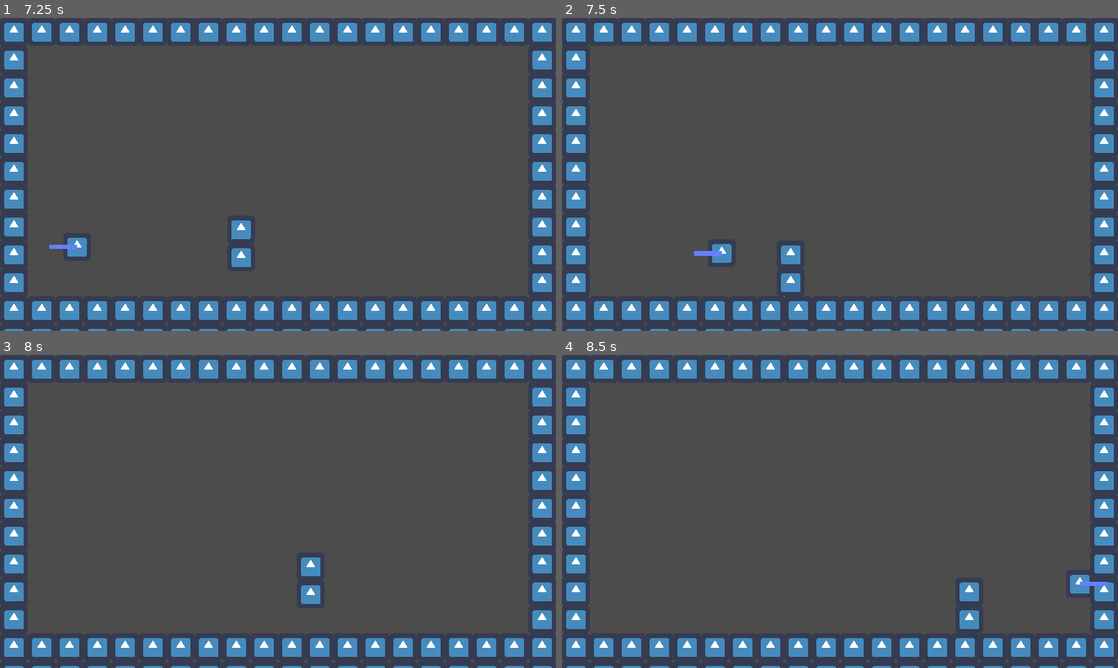
Above: before the commit, frames 1-4 (two rows, left to right).
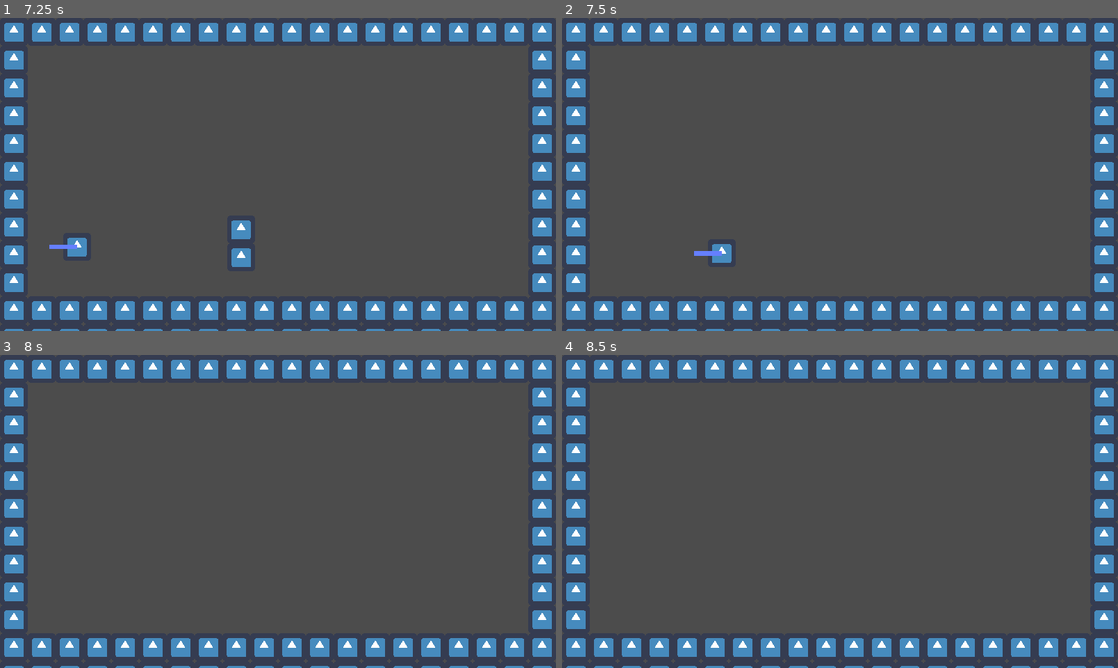
Above: after the commit, the same moments.

Repository: Gravedigger7789/Glorious
Game: Godot game, scene res://Worlds/test-world.tscn
The game is run twice, just before and just after one commit, with the same random seed, the same clock (stepped at 60 frames per second) and the same inputs. This scene is started directly instead of the project's main scene. The engine's default icon, where the game draws it, is replaced by a stand-in: a white triangle on a blue panel in a dark square.
Inputs:
- Up to frame 1 (7.25 s): tap Enter at 0.5 s; hold Z (attack) 0.53-1.28 s; hold Right (move_right) 0.53-2.03 s; tap Up (jump) at 0.77, 1.52, 3.02, 3.77, 4.52, 6.02, 6.77 s; tap Z (attack) every 1.5 s from 1.35 to 5.85 s; hold Left (move_left) 2.03-2.78 s; hold Z (attack) 2.03-2.78 s; hold Right (move_right) 2.78-4.28 s; hold Z (attack) 3.53-4.28 s; hold Left (move_left) 4.28-5.03 s; hold Right (move_right) 5.03-5.78 s; hold Z (attack) 5.03-5.78 s; hold Left (move_left) from 5.78 s (still down); hold Z (attack) from 6.53 s (still down)
- Up to frame 2 (7.5 s): release Left (move_left) at 7.28 s; release Z (attack) at 7.28 s; hold Right (move_right) from 7.28 s (still down); tap Z (attack) at 7.35 s
- Up to frame 3 (8 s): keep holding Right (move_right); tap Up (jump) at 7.52 s
- Up to frame 4 (8.5 s): keep holding Right (move_right); hold Z (attack) from 8.03 s (still down)

Frame 1 is identical in both runs. In frame 2, 0.4% of the frame differs, in the area x 39-43%, y 72-88%; in frame 3, 0.4%; in frame 4, 0.7%, in the area x 71-99%, y 70-88%.

Commit message:
Added Health Component

Diff:
--- /dev/null
+++ b/Characters/Health/Health.tscn
@@ -0,0 +1,8 @@
+[gd_scene load_steps=2 format=2]
+
+[ext_resource path="res://Health.gd" type="Script" id=1]
+
+[node name="Health" type="Node"]
+
+script = ExtResource( 1 )
+max_health = 10
--- a/Characters/Platformer/Platformer.gd
+++ b/Characters/Platformer/Platformer.gd
@@ -19,6 +19,7 @@
 
 onready var animation_player = $AnimationPlayer
 onready var sprite = $Sprite
+onready var health = $Health
 
 func _physics_process(delta):
 	last_attack_time += delta
@@ -82,6 +83,7 @@
 
 func _input(event):
 	if event.is_action_pressed('attack'):
+		damage(1)
 		if $AttackCooldown.is_stopped():
 			$AttackCooldown.start()
 			var bullet = preload("res://Weapons/Bullet.tscn").instance()
@@ -91,3 +93,9 @@
 			get_parent().add_child(bullet)
 			#$sound_shoot.play()
 			last_attack_time = 0
+
+func damage(amount):
+	health.take_damage(amount)
+
+func _on_Health_health_depleted():
+	self.queue_free()
--- a/Characters/Platformer/Platformer.tscn
+++ b/Characters/Platformer/Platformer.tscn
@@ -1,7 +1,8 @@
-[gd_scene load_steps=4 format=2]
+[gd_scene load_steps=5 format=2]
 
 [ext_resource path="res://Characters/Platformer/Platformer.gd" type="Script" id=1]
 [ext_resource path="res://icon.png" type="Texture" id=2]
+[ext_resource path="res://Characters/Health/Health.tscn" type="PackedScene" id=3]
 
 [sub_resource type="CapsuleShape2D" id=1]
 
@@ -9,7 +10,7 @@
 radius = 32.0
 height = 64.0
 
-[node name="Platformer" type="KinematicBody2D"]
+[node name="Platformer" type="KinematicBody2D" index="0"]
 
 input_pickable = false
 collision_layer = 1
@@ -58,3 +59,7 @@
 wait_time = 0.15
 one_shot = true
 autostart = false
+
+[node name="Health" parent="." index="5" instance=ExtResource( 3 )]
+
+[connection signal="health_depleted" from="Health" to="." method="_on_Health_health_depleted"]
--- /dev/null
+++ b/Health.gd
@@ -0,0 +1,27 @@
+extends Node
+
+signal health_changed(new_health)
+signal damage_taken(new_health)
+signal health_depleted()
+
+var health = 0
+export(int) var max_health = 10 setget set_max_health
+
+func _ready():
+	health = max_health
+
+func set_max_health(value):
+	max_health = max(0, value)
+
+func take_damage(amount):
+	health -= amount
+	health = max(0, health)
+	emit_signal("health_changed", health)
+	emit_signal("damage_taken", health)
+	if health == 0:
+		emit_signal("health_depleted")
+
+func heal(amount):
+	health += amount
+	health = max(health, max_health)
+	emit_signal("health_changed", health)
